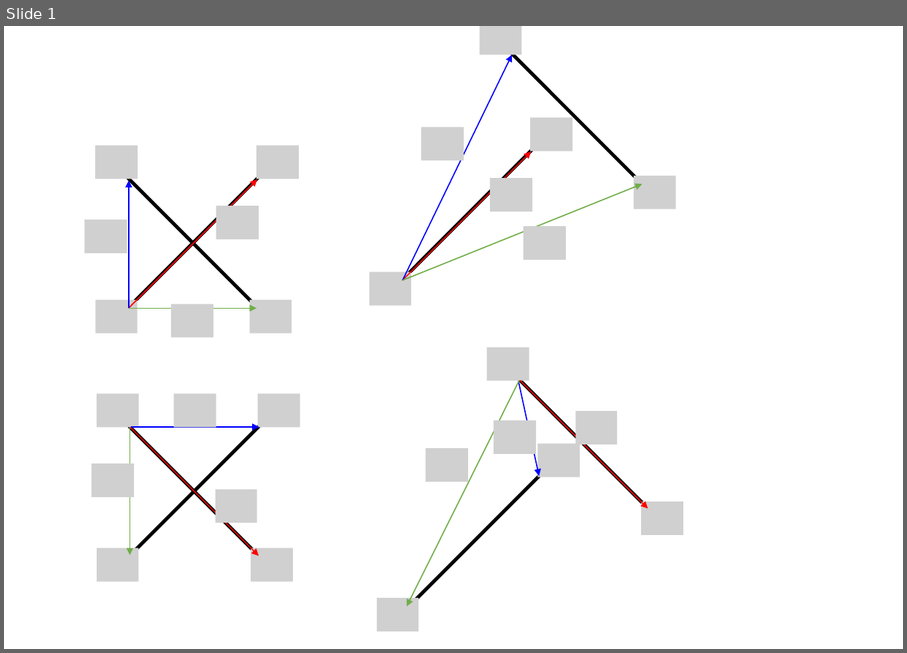
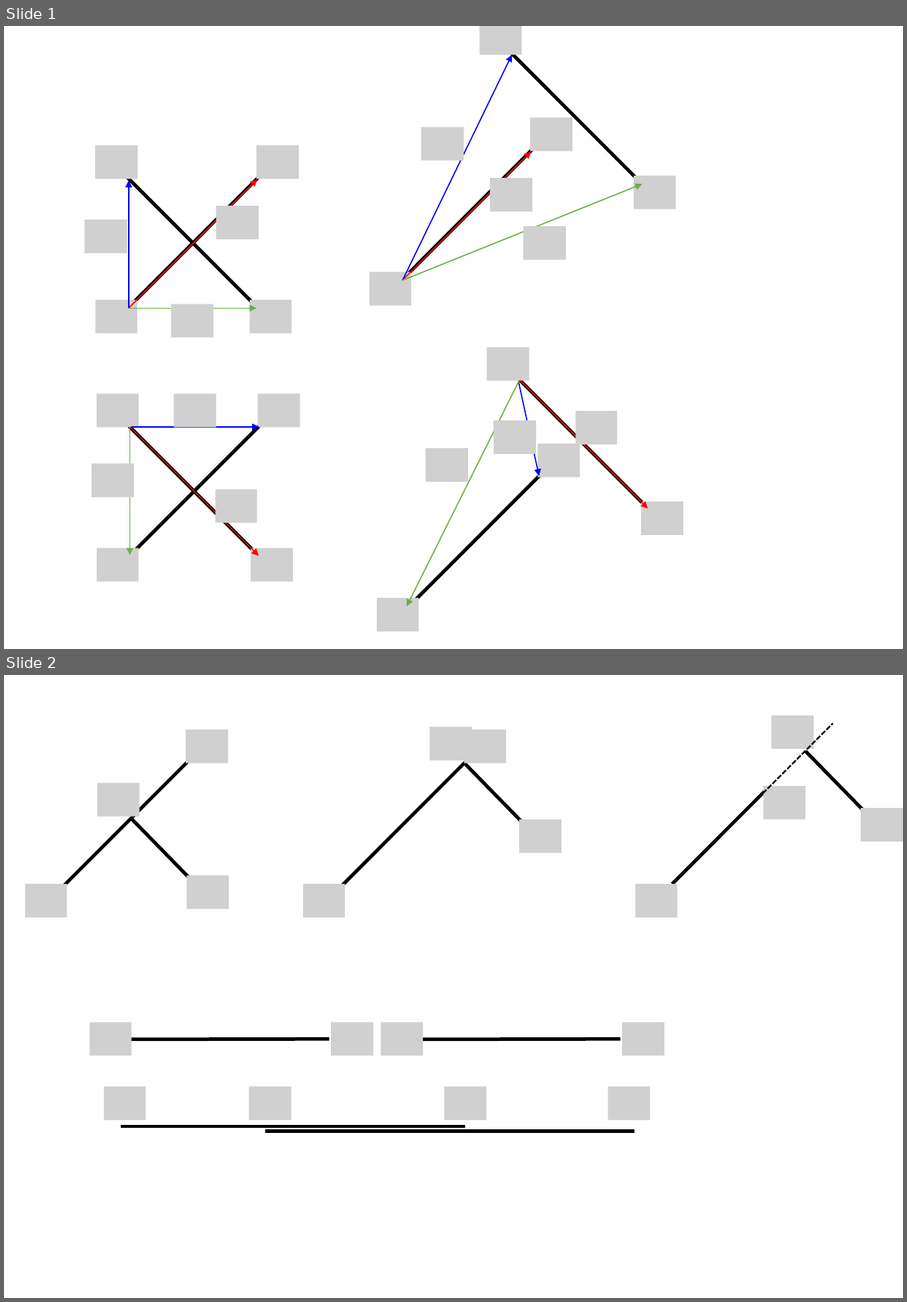
Before and after one commit to gaussian37/gaussian37.github.io, a slide deck: assets/img/math/algorithm/line_intersection/line_intersection.pptx. Shown one above the other, each under a label of ours: slide 1 before the commit, slides 1 and 2 after it. The pictures are 907x653 and 907x1302 pixels, drawn with LibreOffice and Linux fonts; fonts in the diff are those of the drawing; grey boxes stand for pictures. Boxes give left, top, right and bottom in pixels: in the first picture for what was removed or moved away, otherwise in the second. Text is boxed around its words. In the diff, an @@ line names an element or a change of style, - is before the commit and + after.

Commit message:
update

```diff
--- a/assets/img/math/algorithm/line_intersection/line_intersection.pptx
+++ b/assets/img/math/algorithm/line_intersection/line_intersection.pptx
@@ slide 2 added at <box>4,675,903,1298</box>, background #FFFFFF @@
@@ group added at <box>636,716,903,917</box>: 4 pictures, 3 lines @@
@@ group added at <box>303,727,562,917</box>: 4 pictures, 2 lines @@
@@ group added at <box>24,730,229,917</box>: 4 pictures, 2 lines @@
@@ group added at <box>89,1022,665,1055</box>: 4 pictures, 2 lines @@
@@ group added at <box>104,1086,651,1131</box>: 4 pictures, 2 lines @@
```
Also in this commit, not shown: 1 slide removed.
